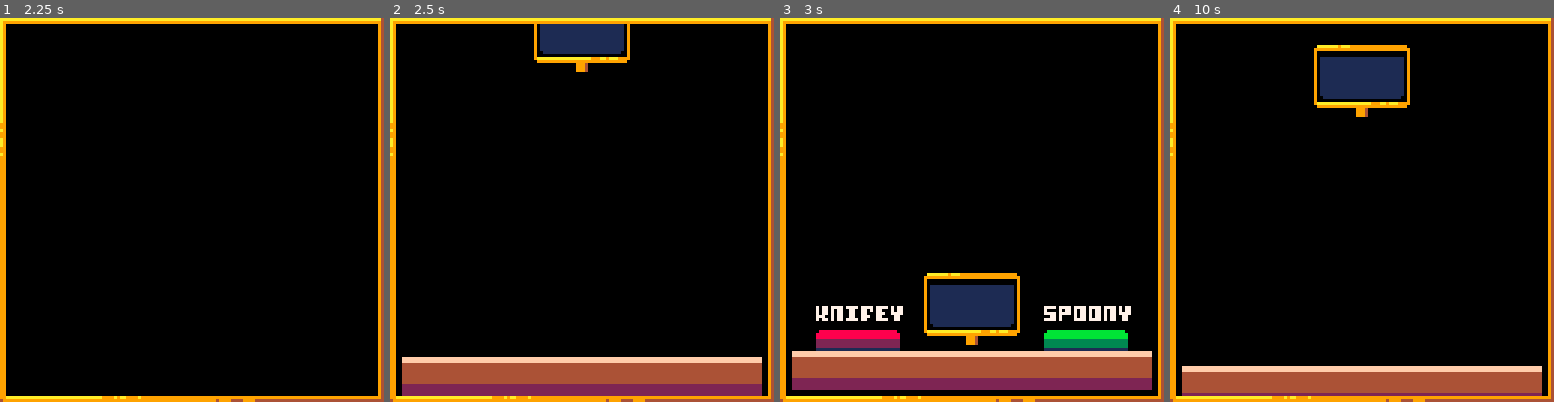
Above: before the commit, frames 1-4 (left to right).
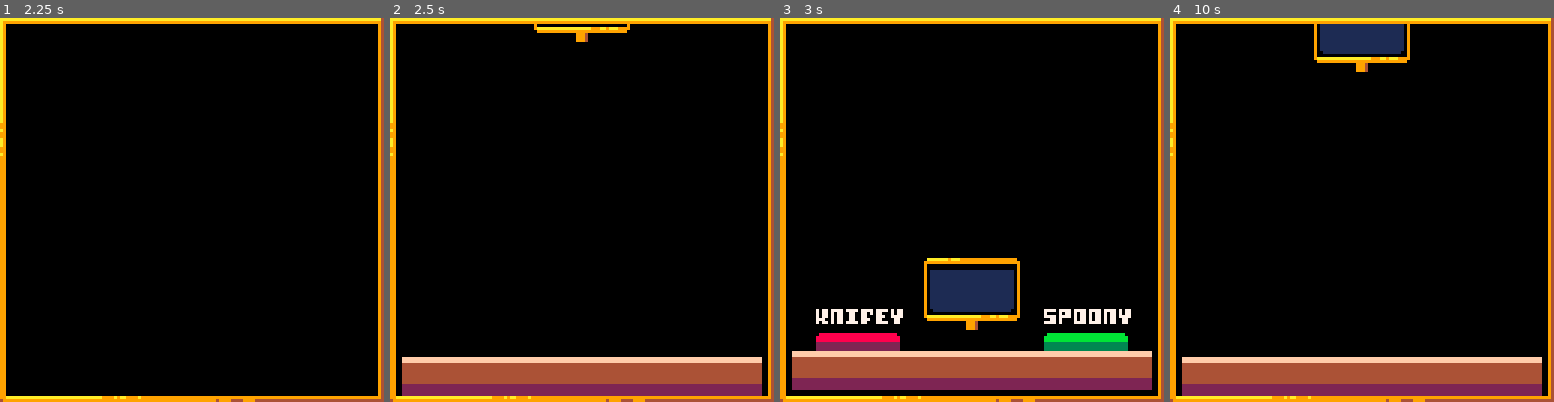
Above: after the commit, the same moments.

Repository: Jonic/knifey-spoony
Game: PICO-8 cartridge knifey-spoony.p8
The game is run twice, just before and just after one commit, with the same random seed, the same clock (stepped at 60 frames per second) and the same inputs.
Inputs:
- Up to frame 1 (2.25 s): tap X (X key) at 0.33, 1.07, 1.85 s; tap O (Z key) at 0.7, 1.7, 2.1 s; hold Right 1.6-2.1 s
- Up to frame 2 (2.5 s): hold Right from 2.47 s (still down)
- Up to frame 3 (3 s): keep holding Right; tap O (Z key) at 2.5, 2.9 s; tap X (X key) at 2.97 s
- Up to frame 4 (10 s): release Right at 3.03 s; hold Left 3.08-3.58 s; tap O (Z key) every 0.4 s from 3.3 to 9.7 s; hold Right 4.02-4.68 s; tap X (X key) every 1.12 s from 4.08 to 9.67 s; hold Left 5.08-5.68 s; hold Right 6.08-6.58 s; hold Right 6.63-7.13 s; hold Right 7.5-8.07 s; hold Left 8.12-8.62 s; hold Right 9.05-9.72 s

Frame 1 is identical in both runs. In frame 2, 2.3% of the frame differs, in the area x 37-63%, y 1-15%; in frame 3, 4.5%; in frame 4, 11%, in the area x 3-97%, y 1-98%.

Commit message:
Conditional screen update/draw

Diff:
--- a/knifey-spoony.p8
+++ b/knifey-spoony.p8
@@ -36,10 +36,10 @@
 local high_score_beaten = false
 local score             = 0
 
-local clear_screen = true
-local objects      = {}
-local screens      = {}
-local screen       = nil
+local update_objects = true
+local objects        = {}
+local screens        = {}
+local screen         = nil
 
 -- clone and copy from https://gist.github.com/MihailJP/3931841
 function clone(t) -- deep-copy a table
@@ -83,8 +83,10 @@
 end
 
 function reset_globals()
-  high_score_beaten  = false
-  score              = 0
+  high_score        = dget(0)
+  high_score_beaten = false
+  score             = 0
+  update_objects    = true
 end
 
 function rndint(min, max)
@@ -420,6 +422,14 @@
     if (type(o.y) == 'table') o.pos_y = o.calculate_pos('y')
   end
 
+  o.should_draw = function()
+    return update_objects and o.updated
+  end
+
+  o.should_update = function()
+    return update_objects and not o.is_complete()
+  end
+
   o.tick = function()
     if o.delay > 0 then
       o.delay -= 1
@@ -430,13 +440,15 @@
   end
 
   o.update = function()
-    if (not o.is_complete()) o.tick()
+    if (not o.should_update()) return
+
+    o.tick()
     o.set_pos()
     o.updated = true
   end
 
   o.draw = function()
-    if (not o.updated) return
+    if (not o.should_draw()) return
 
     if (o.type == 'tiles') o.draw_tiles(o.tiles)
     if (o.type == 'rects') o.draw_rects(o.rects)
@@ -545,21 +557,13 @@
       end
     end
 
-    foreach(objects, function(o)
-      o.update()
-    end)
-
     if (s.props.update) s.props.update()
   end
 
   s.draw = function()
     if (s.should_flash()) return s.draw_flash()
-
-    foreach(objects, function(o)
-      o.draw()
-    end)
-
     if (s.props.draw) s.props.draw()
+    map(0, 0)
   end
 
   screens[name] = s
@@ -1026,19 +1030,26 @@
 
 function _init()
   cartdata('knifeyspoony')
-  high_score = dget(0)
+  reset_globals()
   go_to('title_transition_in')
 end
 
 function _update()
+  foreach(objects, function(o)
+    o.update()
+  end)
+
   screen.update()
 end
 
 function _draw()
-  if (clear_screen) cls()
-  -- rectfill(0, 0, 63, 127, 3)
+  if (update_objects) cls()
+
+  foreach(objects, function(o)
+    o.draw()
+  end)
+
   screen.draw()
-  map(0, 0)
 end
 __gfx__
 aaaaaaaaaaaaaaaaaaaaaaa4a9000000000000000000000000000000000000000000000000000000000000000000000000000000000000000000000000000000
